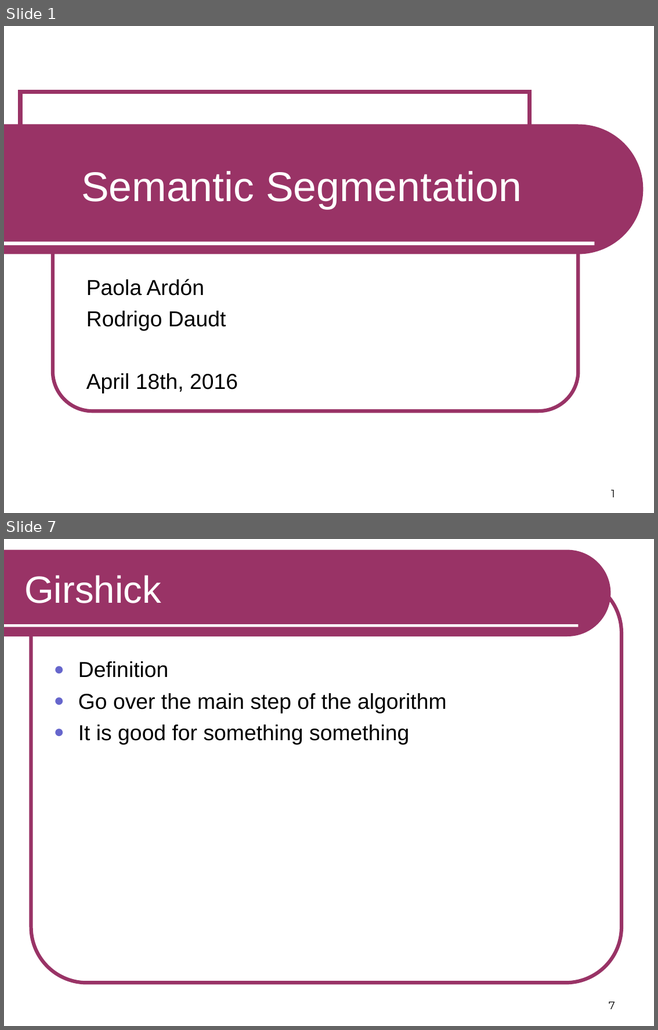
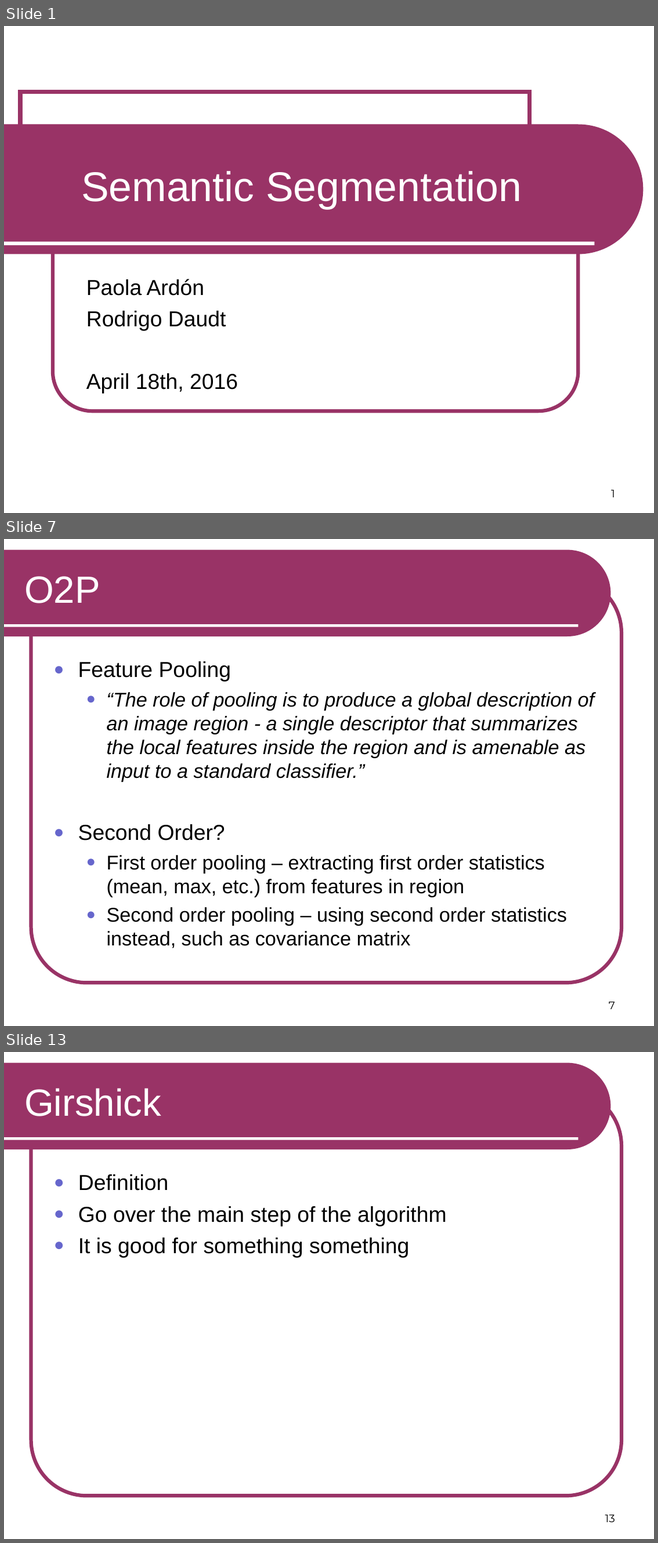
Before and after one commit to RSIP/SSI-SemanticSegmentation, a slide deck: template_slides.ppt. Shown one above the other, each under a label of ours: slides 1 and 7 before the commit, slides 1, 7 and 13 after it; the slides between them are not shown. The pictures are 658x1030 and 658x1543 pixels, drawn with LibreOffice and Linux fonts; fonts in the diff are those of the drawing. Boxes give left, top, right and bottom in pixels: in the first picture for what was removed or moved away, otherwise in the second. Text is boxed around its words. In the diff, an @@ line names an element or a change of style, - is before the commit and + after.

```diff
--- a/template_slides.ppt
+++ b/template_slides.ppt
@@ slide 7 added at box(4, 539, 654, 1026), background #FFFFFF; not listed: 3 template elements that a slide beside it also shows @@
@@ title added at box(24, 576, 100, 603), 42 pt, text #FFFFFF @@
+O2P
@@ text added at box(78, 661, 594, 948), 22 pt, text #000000 @@
+● Feature Pooling
+  ● “The role of pooling is to produce a global description of an image region - a single descriptor that summarizes the local features inside the region and is amenable as input to a standard classifier.”
+● Second Order?
+  ● First order pooling – extracting first order statistics (mean, max, etc.) from features in region
+  ● Second order pooling – using second order statistics instead, such as covariance matrix
@@ page number added at box(608, 1002, 615, 1009), 12 pt, text #000000 @@
+7
@@ what was slide 7 is now slide 13 @@
@@ page number at box(605, 1515, 615, 1522): text changed @@
-7
+13
```
Also in this commit, not shown: 4 slides changed, 8 other slides added, 3 slides removed.
